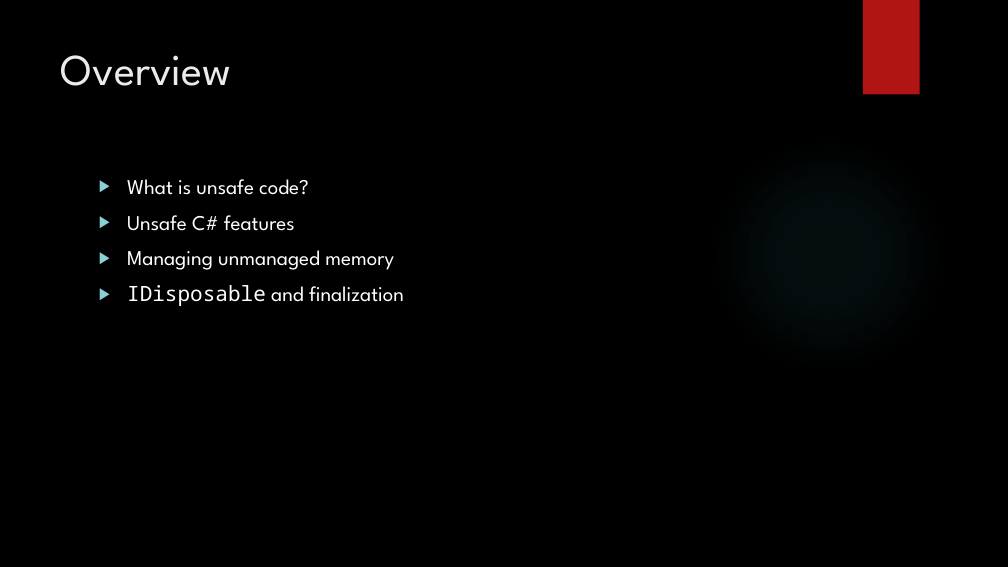
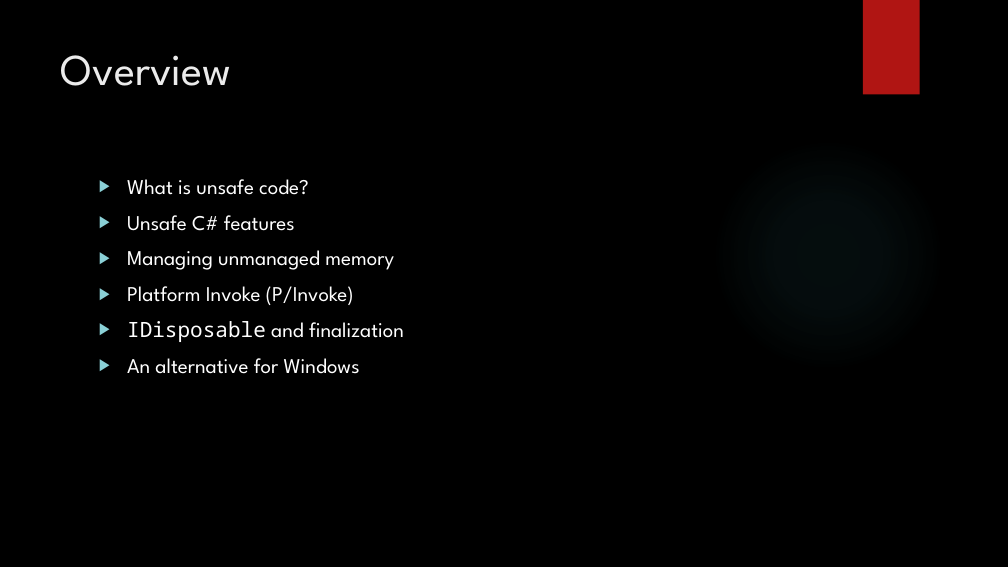
Before and after one commit to dennisdietrich/UnsafeCSharp, a slide deck: slide 2 of doc/Introduction to unsafe C#.pptx. Drawn at 1008x567 pixels with LibreOffice and Linux fonts; fonts in the diff are those of the drawing; background and template pictures are left out. Boxes give left, top, right and bottom in pixels: in the first picture for what was removed or moved away, otherwise in the second. Text is boxed around its words. In the diff, an @@ line names an element or a change of style, - is before the commit and + after.

```diff
--- a/doc/Introduction to unsafe C#.pptx
+++ b/doc/Introduction to unsafe C#.pptx
@@ text at bbox=[127, 286, 354, 305]: paragraph added @@
+▶ Platform Invoke (P/Invoke)
@@ text at bbox=[127, 358, 360, 374]: paragraph added @@
+▶ An alternative for Windows
```
Also in this commit, not shown: 3 slides added, 3 other files.
